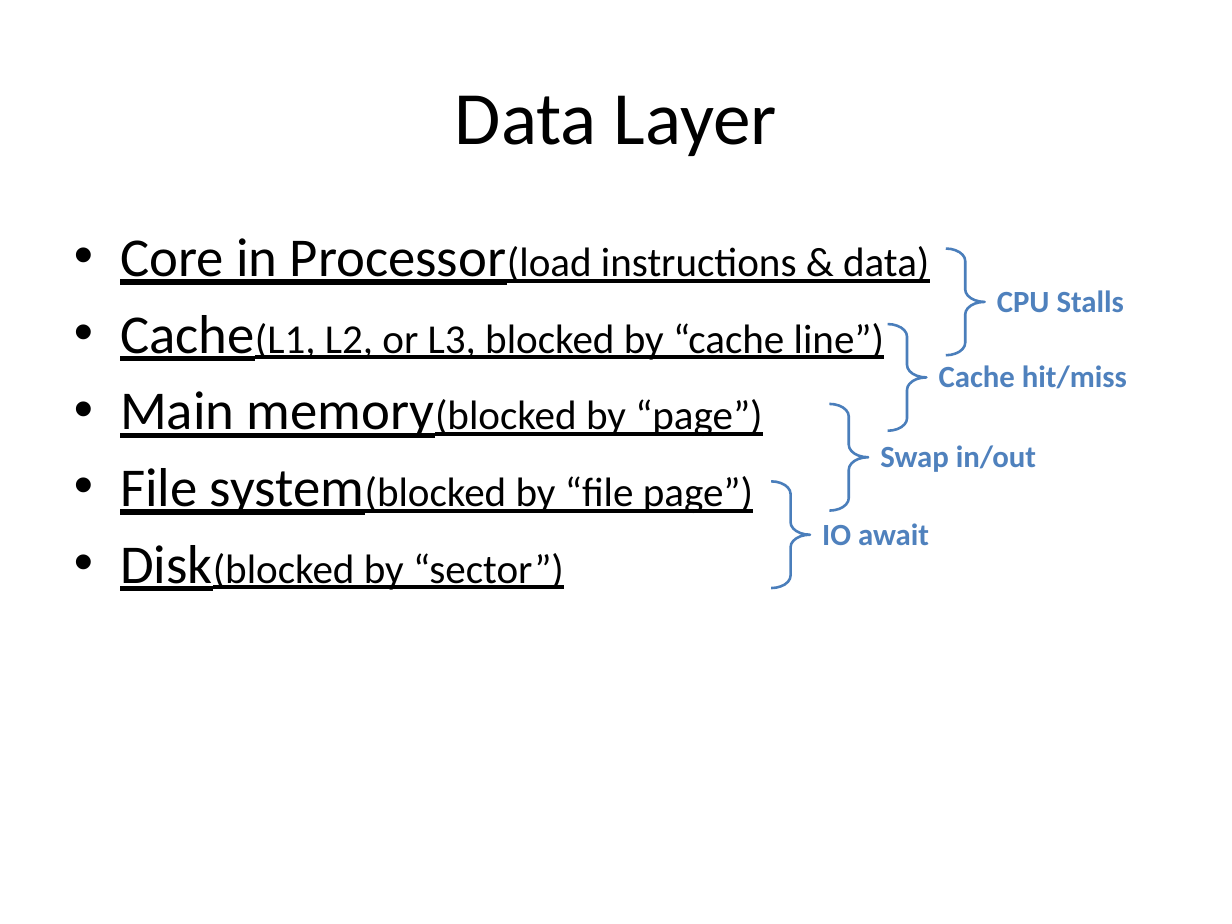
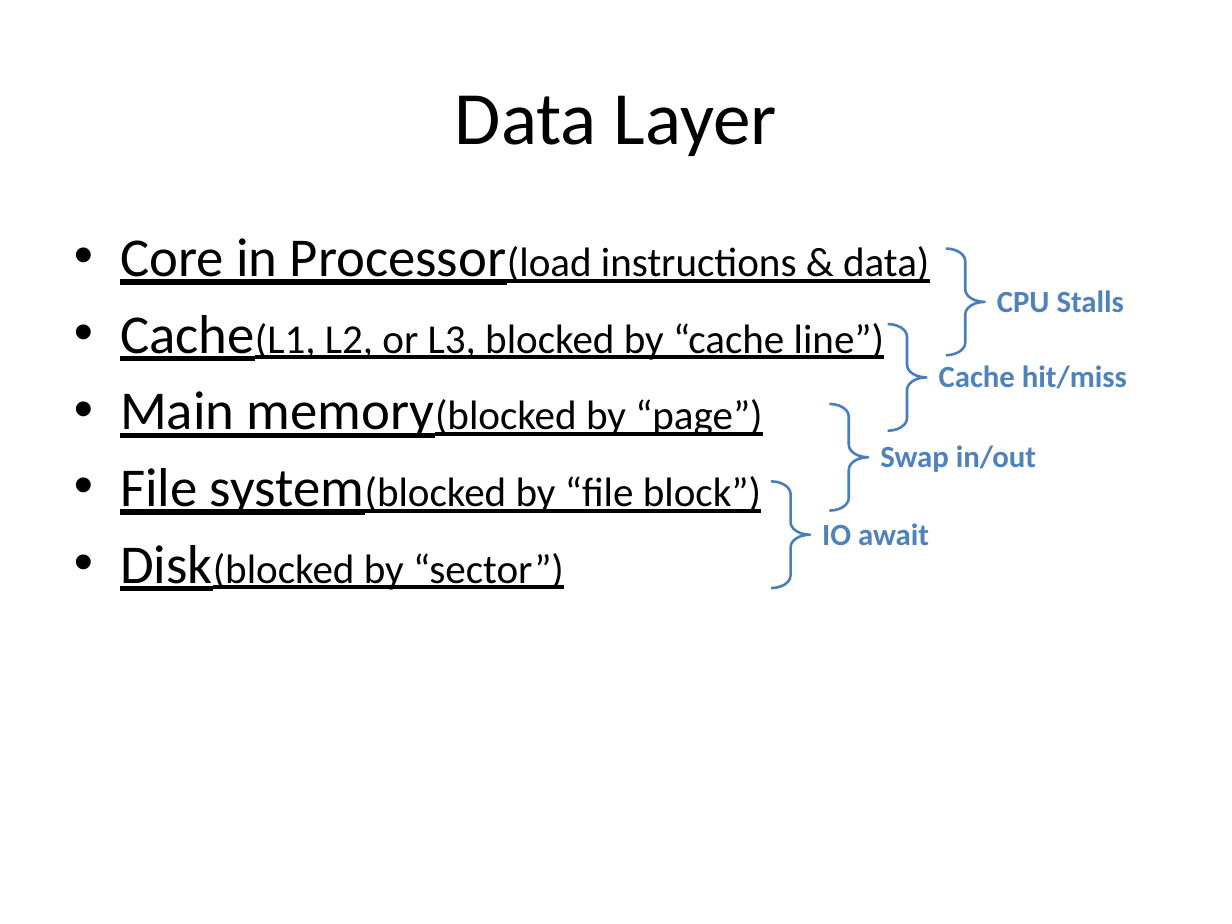
Before and after one commit to guhanjie/Knowledge-sharing, a slide deck: slide 16 of 数据存取模型.pptx. Drawn at 1232x924 pixels with LibreOffice and Linux fonts; fonts in the diff are those of the drawing. Boxes give left, top, right and bottom in pixels: in the first picture for what was removed or moved away, otherwise in the second. Text is boxed around its words. In the diff, an @@ line names an element or a change of style, - is before the commit and + after.

Commit message:
update for data model in memory & disk

```diff
--- a/数据存取模型.pptx
+++ b/数据存取模型.pptx
@@ text at <box>120,468,761,515</box>: text changed @@
-• File system(blocked by “file page”)
+• File system(blocked by “file block”)
```
Also in this commit, not shown: 7 other slides changed.
